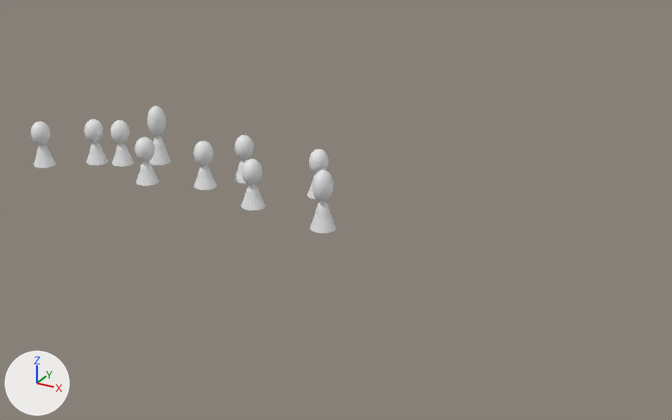
The OBJ model OpenGL_Framework/OpenGL_Framework/Assets/Models/ninjaCrowd1.obj, before and after one commit.
One viewpoint serves both versions: a 50 mm lens placed at (27.3, -11.7, 18.2), pointed at (9.1, 21.4, 1.7). Lighting does not change. The marker at lower left points along +X, +Y and +Z. Where no turn or scale is listed for an object, it has been applied to the vertices.

Objects in the first picture: 'ninjaCrowd1'.
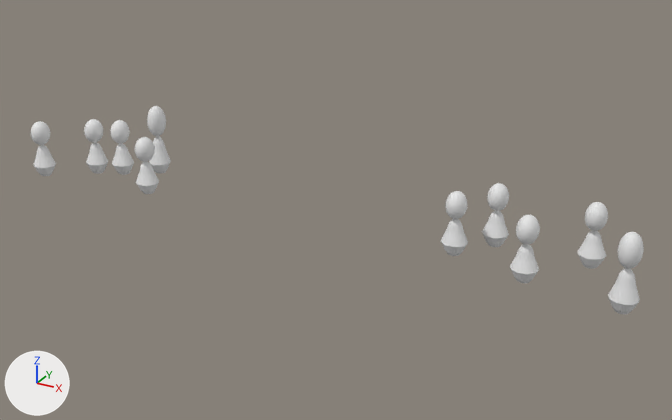
The newer file is also turned or shifted as a whole; pictures and numbers use the older file's frame.

What differs and where, as boxes [x1, y1, x2, y2] in the pictures (672 x 420 px):
'ninjaCrowd1', reshaped (101% wider, 63% taller): before [31, 106, 336, 233]; after [31, 106, 644, 314]
part 1 of me_ninjacrowd1, added: after [608, 232, 644, 314]
part 2 of me_ninjacrowd1, added: after [578, 202, 608, 269]
part 3 of me_ninjacrowd1, added: after [482, 183, 509, 247]
part 4 of me_ninjacrowd1, added: after [510, 215, 540, 283]
part 5 of me_ninjacrowd1, added: after [441, 191, 468, 256]
part 6 of me_ninjacrowd1, deleted: before [310, 170, 336, 233]
part 7 of me_ninjacrowd1, deleted: before [234, 135, 254, 183]
part 8 of me_ninjacrowd1, deleted: before [241, 159, 265, 210]
part 9 of me_ninjacrowd1, deleted: before [307, 149, 329, 199]
part 10 of me_ninjacrowd1, deleted: before [193, 141, 217, 190]
part 11 of me_ninjacrowd1, built on: before [34, 119, 171, 186]; after [34, 119, 171, 194]

Patch to the scene script:
```diff
--- a/OpenGL_Framework/OpenGL_Framework/Assets/Models/ninjaCrowd1.obj.py
+++ b/OpenGL_Framework/OpenGL_Framework/Assets/Models/ninjaCrowd1.obj.py
@@ me_ninjacrowd1 @@
 # used by ob_ninjacrowd1; location = (0.0, 0.0, 0.0)
-me_ninjacrowd1.from_pydata(...)  # 6420 vertices, 12800 faces; spans x -7.1..10.0, y 19.1..23.3, z 1.5..4.5
+me_ninjacrowd1.from_pydata(...)  # 7380 vertices, 14720 faces; spans x -7.1..22.7, y 19.1..23.3, z 1.0..4.5
+# me_ninjacrowd1 part 1: a new loose piece of 738 vertices spanning x 21.5..22.7, y 19.1..20.1, z 1.0..4.3
+# me_ninjacrowd1 part 2: a new loose piece of 738 vertices spanning x 19.6..20.7, y 22.2..23.3, z 1.0..3.8
+# me_ninjacrowd1 part 3: a new loose piece of 738 vertices spanning x 15.5..16.6, y 22.2..23.3, z 1.0..3.8
+# me_ninjacrowd1 part 4: a new loose piece of 738 vertices spanning x 17.6..18.7, y 19.7..20.8, z 1.0..3.8
+# me_ninjacrowd1 part 5: a new loose piece of 738 vertices spanning x 14.3..15.4, y 20.6..21.7, z 1.0..3.8
+# me_ninjacrowd1 part 6: the loose piece of 642 vertices spanning x 8.9..10.0, y 19.1..20.1, z 1.6..4.3 is deleted
+# me_ninjacrowd1 part 7: the loose piece of 642 vertices spanning x 2.9..4.0, y 22.2..23.3, z 1.5..3.8 is deleted
+# me_ninjacrowd1 part 8: the loose piece of 642 vertices spanning x 4.9..6.1, y 19.7..20.8, z 1.5..3.8 is deleted
+# me_ninjacrowd1 part 9: the loose piece of 642 vertices spanning x 6.9..8.0, y 22.2..23.3, z 1.5..3.8 is deleted
+# me_ninjacrowd1 part 10: the loose piece of 642 vertices spanning x 1.7..2.8, y 20.6..21.7, z 1.5..3.8 is deleted
+# me_ninjacrowd1 part 11: 203 vertices moved within x -6.9..-0.1, y 19.3..23.1, z 1.5..3.8; 5 vertices removed from x -6.5..-0.5, y 19.6..22.7, z 1.5; 485 vertices added at x -7.0..0.0, y 19.1..23.2, z 1.0..1.4
```
